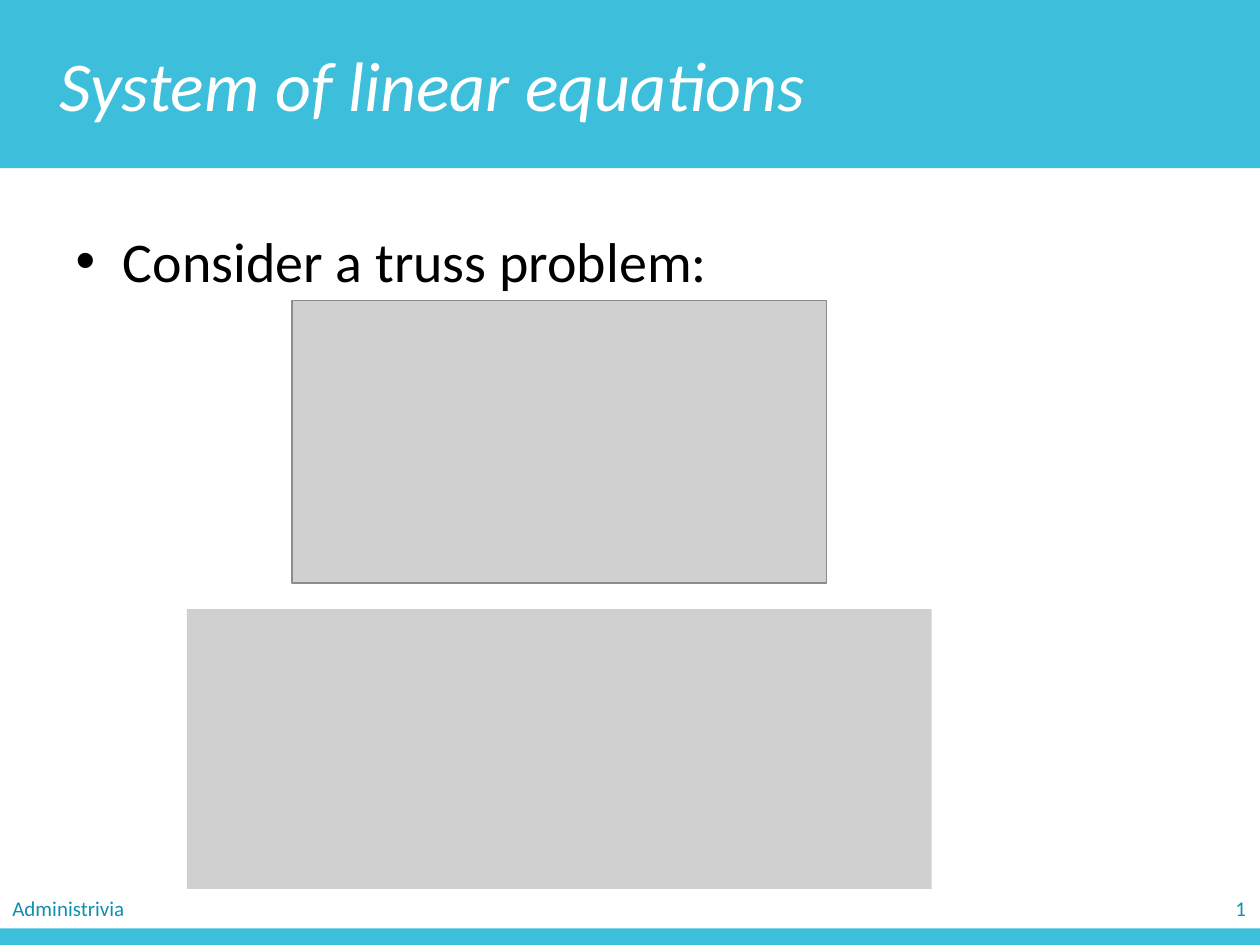
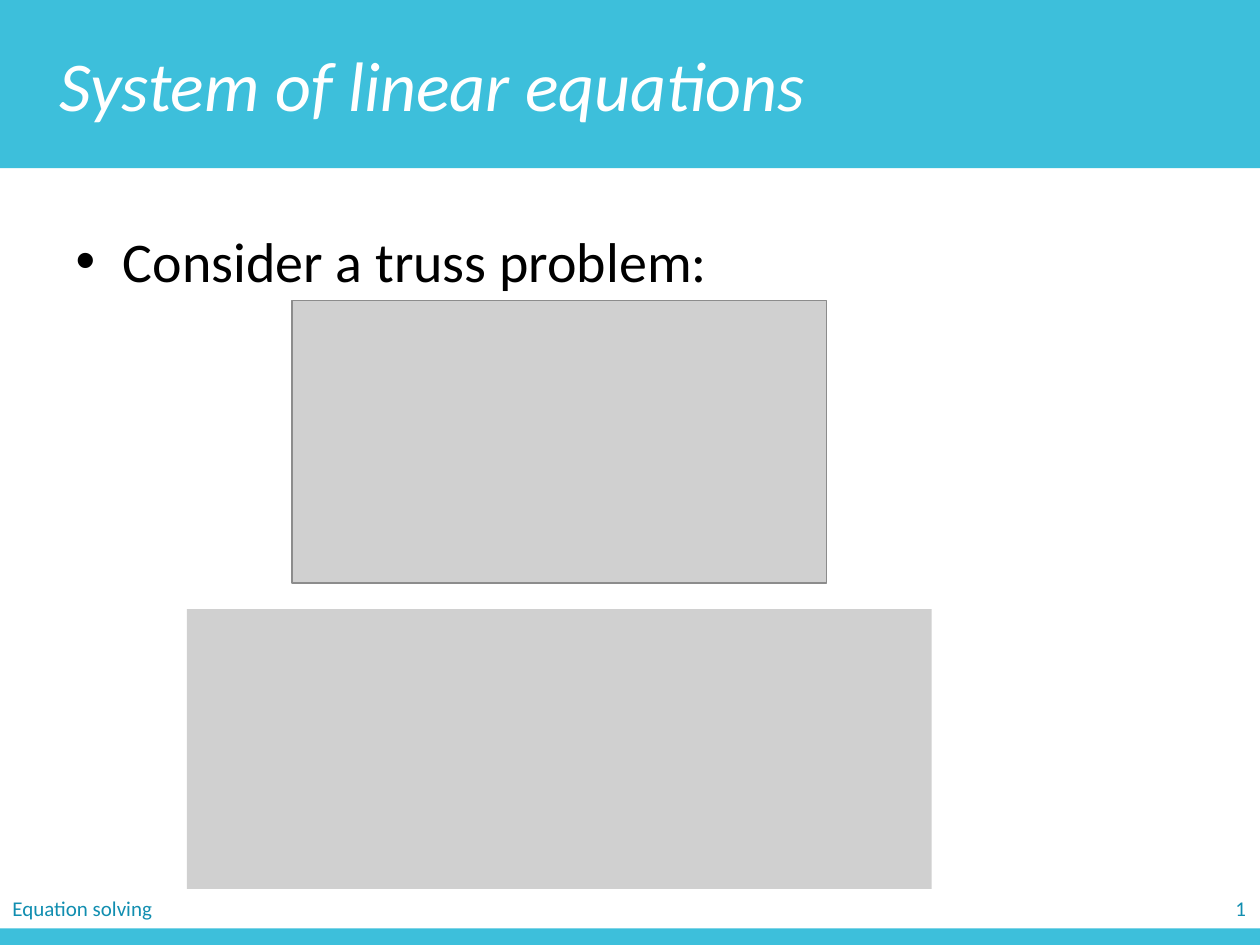
Before and after one commit to zichengliao/zuics101-fa17, a slide deck: slide 11 of lectures/lec24_matlab4/lec24.pptx (slide 10 before the commit). Drawn at 1260x945 pixels with LibreOffice and Linux fonts; fonts in the diff are those of the drawing; grey boxes stand for pictures. Boxes give left, top, right and bottom in pixels: in the first picture for what was removed or moved away, otherwise in the second. Text is boxed around its words. In the diff, an @@ line names an element or a change of style, - is before the commit and + after.

```diff
--- a/lectures/lec24_matlab4/lec24.pptx
+++ b/lectures/lec24_matlab4/lec24.pptx
@@ text removed at [12,901,124,916] @@
-Administrivia
@@ text added at [12,901,152,920], 12 pt, text #118EB0 @@
+Equation solving
```
Also in this commit, not shown: 23 other slides changed, 1 slide added, 10 other files.
